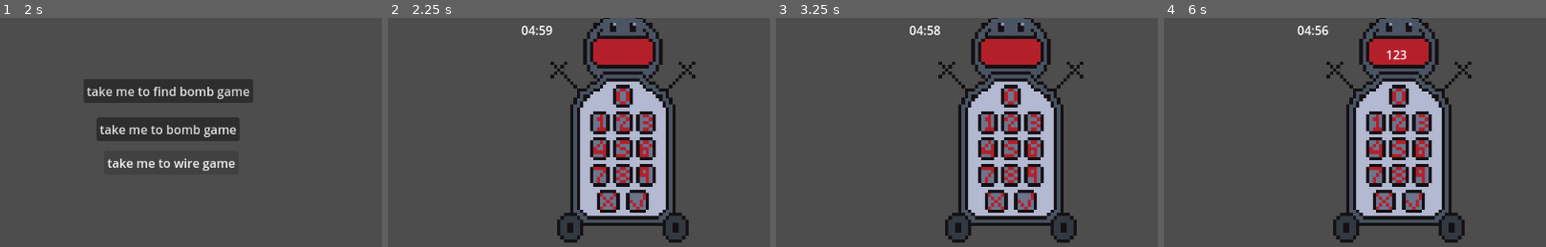
Above: before the commit, frames 1-4 (left to right).
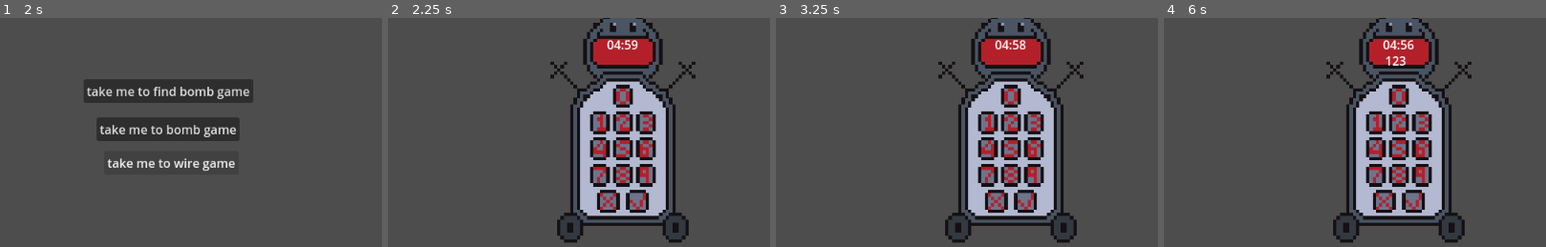
Above: after the commit, the same moments.

Repository: TheMillsheistyoftheEast/T-Minus
Game: Godot game, scene res://scenes/menu.tscn
The game is run twice, just before and just after one commit, with the same random seed, the same clock (stepped at 60 frames per second) and the same inputs.
Inputs (mouse positions are % of the whole screen's width and height, from its top left):
- Up to frame 1 (2 s): click "start" at 0.5 s; click "Press Here to Continue!" at 1.25 s
- Up to frame 2 (2.25 s): click "take me to bomb game" at 2 s
- Up to frame 3 (3.25 s): click (52, 71) at 2.75 s
- Up to frame 4 (6 s): click (52, 71) at 3.5 s; click (48, 54) at 4.25 s; click (50, 54) at 5 s; click (53, 54) at 5.75 s
The pictures show only the part of the screen within x 20-70%, y 31-81%; the shares and areas given below are measured in that part.

Frame 1 is identical in both runs. In frame 2, 0.4% of the frame differs, in the area x 35-66%, y 3-14%; in frame 3, 0.4%; in frame 4, 0.6%, in the area x 35-66%, y 3-21%.

Commit message:
changes to visuals

Diff:
--- a/scenes/keypad.tscn
+++ b/scenes/keypad.tscn
@@ -274,10 +274,10 @@
 theme_override_styles/normal = SubResource("StyleBoxEmpty_al87v")
 
 [node name="password field" type="Label" parent="."]
-offset_left = 136.0
-offset_top = 88.0
-offset_right = 224.0
-offset_bottom = 111.0
+offset_left = 135.0
+offset_top = 96.0
+offset_right = 223.0
+offset_bottom = 119.0
 text = "PASSWORD"
 
 [connection signal="pressed" from="keys/key manager/key 1" to="." method="_on_key_1_pressed"]
--- a/scenes/main.tscn
+++ b/scenes/main.tscn
@@ -59,10 +59,10 @@
 text = "00:00"
 
 [node name="time label3" type="Label" parent="."]
-offset_left = 2616.0
-offset_top = 1024.0
-offset_right = 2657.0
-offset_bottom = 1047.0
+offset_left = 2728.0
+offset_top = 1043.0
+offset_right = 2769.0
+offset_bottom = 1066.0
 text = "00:00"
 
 [connection signal="pressedGoToBomb" from="Find Bomb Game" to="." method="_on_find_bomb_game_pressed_go_to_bomb"]
